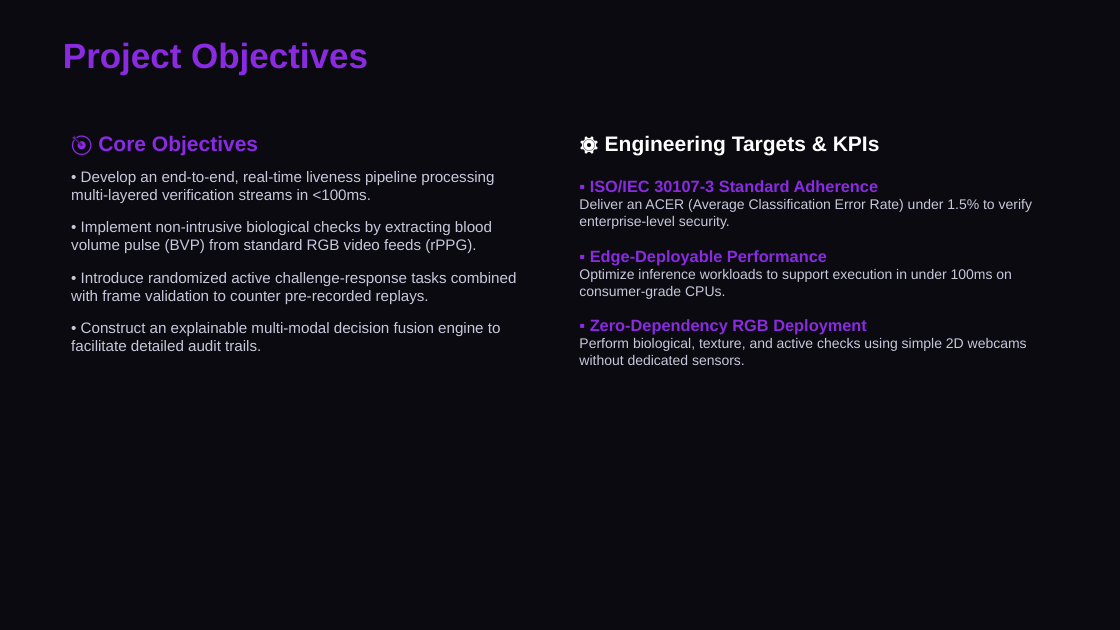
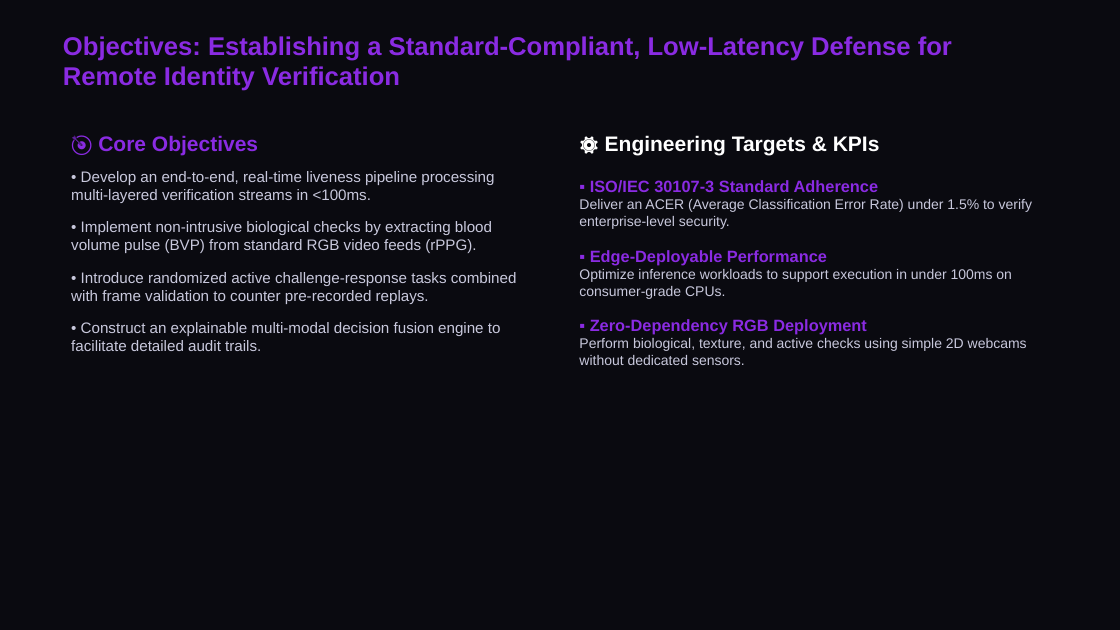
Before and after one commit to sthavirpunwatkar/SHIELD-Secure-Human-Identity-Liveness-Evaluation-Detection, a slide deck: slide 2 of reports/cdac_project_review.pptx. Drawn at 1120x630 pixels with LibreOffice and Linux fonts; fonts in the diff are those of the drawing. Boxes give left, top, right and bottom in pixels: in the first picture for what was removed or moved away, otherwise in the second. Text is boxed around its words. In the diff, an @@ line names an element or a change of style, - is before the commit and + after.

```diff
--- a/reports/cdac_project_review.pptx
+++ b/reports/cdac_project_review.pptx
@@ text at (63,36,952,91): text changed; size 30 to 22 pt @@
-Project Objectives
+Objectives: Establishing a Standard-Compliant, Low-Latency Defense for Remote Identity Verification
```
Also in this commit, not shown: 6 other slides changed, 4 other files.
